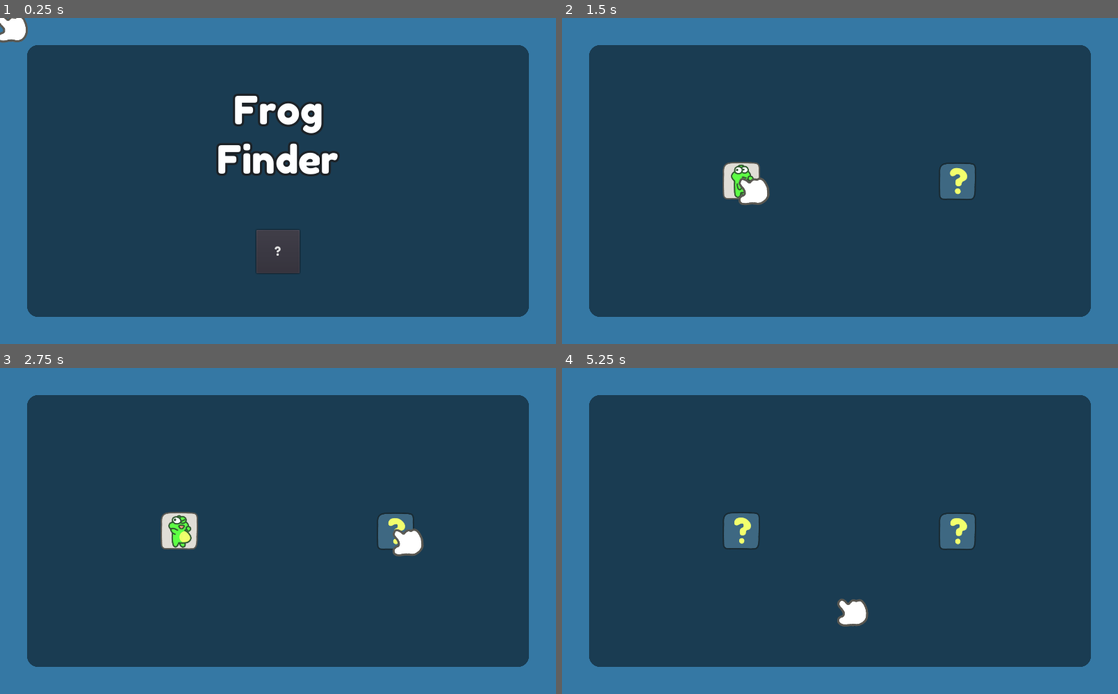
Above: before the commit, frames 1-4 (two rows, left to right).
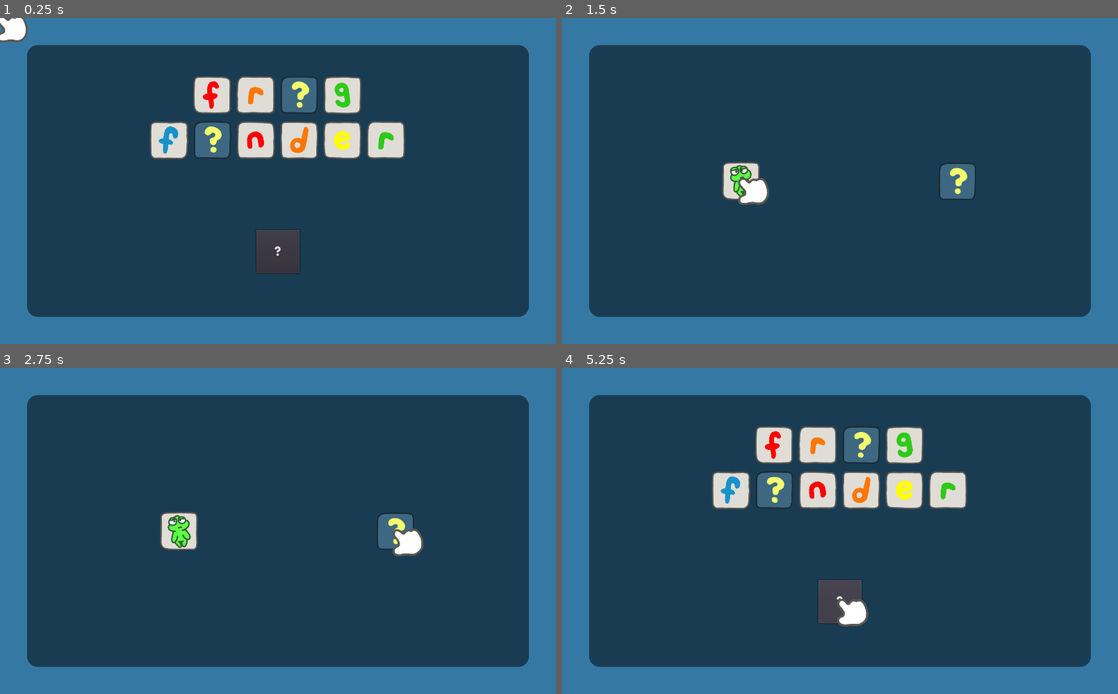
Above: after the commit, the same moments.

Repository: Poobslag/frog-finder
Game: Godot game, scene res://src/main/MainMenu.tscn
Same seed, same stepped clock (60 frames per second), same inputs: the game is played once before the commit and once after it.
Inputs (mouse positions are in pixels of both pictures, inside the frame that each line leads up to):
- Up to frame 1 (0.25 s): no input
- Up to frame 2 (1.5 s): click "?" at 0.5 s; tap Enter at 1.25 s; move the mouse to (739, 181) at 1.27 s; click (739, 181) at 1.42 s
- Up to frame 3 (2.75 s): move the mouse to (394, 531) at 2.02 s; click (394, 531) at 2.17 s
- Up to frame 4 (5.25 s): move the mouse to (895, 459) at 2.77 s; click (895, 459) at 2.92 s; move the mouse to (812, 596) at 3.52 s; click (812, 596) at 3.67 s; move the mouse to (1006, 579) at 4.27 s; click (1006, 579) at 4.42 s; click "?" at 5 s

The runs differ from the first frame. In frame 1, 9.0% of the frame differs, in the area x 27-73%, y 17-49%; in frame 2, 0.2%; in frame 3, 0.3%; in frame 4, 9.7%, in the area x 27-75%, y 17-79%.

Commit message:
Title screen, letter cards. Card timer fix.
Cards were using anonymous local timers to handle dancing/stopping. This
caused problems because these timers were not reset, so when the player
restarted the game very quickly it could cause weird side effects. (Frog
A dances; then the sprites are replaced with Frog B, then Frog A stops
dancing and their sprites revert.)

Diff:
--- /dev/null
+++ b/project/src/main/CardControl.tscn
@@ -0,0 +1,32 @@
+[gd_scene load_steps=3 format=2]
+
+[ext_resource path="res://src/main/CardSprite.tscn" type="PackedScene" id=2]
+[ext_resource path="res://src/main/card-control.gd" type="Script" id=3]
+
+[node name="CardControl1" type="Control"]
+margin_left = 637.797
+margin_top = 210.833
+margin_right = 717.797
+margin_bottom = 290.833
+script = ExtResource( 3 )
+__meta__ = {
+"_edit_use_anchors_": false
+}
+
+[node name="CardBack" parent="." instance=ExtResource( 2 )]
+
+[node name="CardFront" parent="." instance=ExtResource( 2 )]
+visible = false
+
+[node name="StopDanceTimer" type="Timer" parent="."]
+one_shot = true
+
+[node name="SharkFoundTimer" type="Timer" parent="."]
+one_shot = true
+
+[node name="FrogFoundTimer" type="Timer" parent="."]
+one_shot = true
+
+[connection signal="timeout" from="FrogFoundTimer" to="." method="_on_FrogFoundTimer_timeout"]
+[connection signal="timeout" from="SharkFoundTimer" to="." method="_on_SharkFoundTimer_timeout"]
+[connection signal="timeout" from="StopDanceTimer" to="." method="_on_StopDanceTimer_timeout"]
--- a/project/src/main/MainMenu.tscn
+++ b/project/src/main/MainMenu.tscn
@@ -12,15 +12,13 @@
 [ext_resource path="res://assets/main/music/can-you-find-the-frog.ogg" type="AudioStream" id=10]
 [ext_resource path="res://assets/main/music/one-frog-two-frog.ogg" type="AudioStream" id=11]
 [ext_resource path="res://assets/main/music/half-a-frog.ogg" type="AudioStream" id=12]
-[ext_resource path="res://src/main/CardSprite.tscn" type="PackedScene" id=13]
-[ext_resource path="res://assets/main/frog-frame-00-sheet.png" type="Texture" id=14]
-[ext_resource path="res://src/main/card-control.gd" type="Script" id=15]
 [ext_resource path="res://src/main/menu-state.gd" type="Script" id=16]
 [ext_resource path="res://assets/main/hand-sheet.png" type="Texture" id=17]
 [ext_resource path="res://assets/main/finger-sheet.png" type="Texture" id=18]
 [ext_resource path="res://src/main/hand.gd" type="Script" id=19]
 [ext_resource path="res://src/main/hand-sprite.gd" type="Script" id=20]
 [ext_resource path="res://src/main/WiggleTimer.tscn" type="PackedScene" id=21]
+[ext_resource path="res://src/main/CardControl.tscn" type="PackedScene" id=22]
 
 [sub_resource type="StyleBoxFlat" id=1]
 bg_color = Color( 0, 0, 0, 0.501961 )
@@ -70,23 +68,93 @@
 "_edit_use_anchors_": false
 }
 
-[node name="Label" type="Label" parent="Content/MainMenuPanel"]
-anchor_left = 0.5
-anchor_top = 0.25
-anchor_right = 0.5
-anchor_bottom = 0.25
-margin_left = -136.5
-margin_top = -50.0
-margin_right = 136.5
-margin_bottom = 129.0
-theme = ExtResource( 2 )
-custom_fonts/font = ExtResource( 1 )
-text = "Frog
-Finder"
-align = 1
-__meta__ = {
-"_edit_use_anchors_": false
-}
+[node name="Card1F" parent="Content/MainMenuPanel" instance=ExtResource( 22 )]
+margin_left = 300.545
+margin_top = 52.0022
+margin_right = 380.545
+margin_bottom = 132.002
+card_front_type = 4
+card_front_details = "f1"
+practice = true
+
+[node name="Card1R" parent="Content/MainMenuPanel" instance=ExtResource( 22 )]
+margin_left = 380.545
+margin_top = 52.0022
+margin_right = 460.545
+margin_bottom = 132.002
+card_front_type = 4
+card_front_details = "r1"
+practice = true
+
+[node name="Card1O" parent="Content/MainMenuPanel" instance=ExtResource( 22 )]
+margin_left = 460.545
+margin_top = 52.0022
+margin_right = 540.545
+margin_bottom = 132.002
+card_front_type = 1
+practice = true
+
+[node name="Card1G" parent="Content/MainMenuPanel" instance=ExtResource( 22 )]
+margin_left = 540.545
+margin_top = 52.0022
+margin_right = 620.545
+margin_bottom = 132.002
+card_front_type = 4
+card_front_details = "g"
+practice = true
+
+[node name="Card2F" parent="Content/MainMenuPanel" instance=ExtResource( 22 )]
+margin_left = 220.956
+margin_top = 134.523
+margin_right = 300.956
+margin_bottom = 214.523
+card_front_type = 4
+card_front_details = "f2"
+practice = true
+
+[node name="Card2I" parent="Content/MainMenuPanel" instance=ExtResource( 22 )]
+margin_left = 300.956
+margin_top = 134.523
+margin_right = 380.956
+margin_bottom = 214.523
+card_front_type = 1
+practice = true
+
+[node name="Card2N" parent="Content/MainMenuPanel" instance=ExtResource( 22 )]
+margin_left = 380.956
+margin_top = 134.523
+margin_right = 460.956
+margin_bottom = 214.523
+card_front_type = 4
+card_front_details = "n"
+practice = true
+
+[node name="Card2D" parent="Content/MainMenuPanel" instance=ExtResource( 22 )]
+margin_left = 460.956
+margin_top = 134.523
+margin_right = 540.956
+margin_bottom = 214.523
+card_front_type = 4
+card_front_details = "d"
+practice = true
+
+[node name="Card2E" parent="Content/MainMenuPanel" instance=ExtResource( 22 )]
+margin_left = 540.956
+margin_top = 134.523
+margin_right = 620.956
+margin_bottom = 214.523
+card_front_type = 4
+card_front_details = "e"
+practice = true
+
+[node name="Card2R" parent="Content/MainMenuPanel" instance=ExtResource( 22 )]
+margin_left = 620.956
+margin_top = 134.523
+margin_right = 700.956
+margin_bottom = 214.523
+card_front_type = 4
+card_front_details = "r2"
+practice = true
 
 [node name="StartButton" type="Button" parent="Content/MainMenuPanel"]
 anchor_left = 0.5
@@ -104,8 +172,13 @@
 "_edit_use_anchors_": false
 }
 
+[node name="GameState" type="Node" parent="Content/MainMenuPanel"]
+script = ExtResource( 5 )
+
+[node name="FlipTimer" type="Timer" parent="Content/MainMenuPanel/GameState"]
+one_shot = true
+
 [node name="GameplayPanel" type="Panel" parent="Content"]
-visible = false
 anchor_right = 1.0
 anchor_bottom = 1.0
 margin_left = 50.0
@@ -118,41 +191,15 @@
 "_edit_use_anchors_": false
 }
 
-[node name="CardControl0" type="Control" parent="Content/GameplayPanel"]
+[node name="CardControl2" parent="Content/GameplayPanel" instance=ExtResource( 22 )]
 margin_left = 240.498
 margin_top = 209.774
 margin_right = 320.498
 margin_bottom = 289.774
-script = ExtResource( 15 )
-__meta__ = {
-"_edit_use_anchors_": false
-}
-card_back_type = 3
 card_front_type = 1
 
-[node name="CardBack" parent="Content/GameplayPanel/CardControl0" instance=ExtResource( 13 )]
-
-[node name="CardFront" parent="Content/GameplayPanel/CardControl0" instance=ExtResource( 13 )]
-visible = false
-texture = ExtResource( 14 )
-
-[node name="CardControl1" type="Control" parent="Content/GameplayPanel"]
-margin_left = 637.797
-margin_top = 210.833
-margin_right = 717.797
-margin_bottom = 290.833
-script = ExtResource( 15 )
-__meta__ = {
-"_edit_use_anchors_": false
-}
-card_back_type = 3
+[node name="CardControl1" parent="Content/GameplayPanel" instance=ExtResource( 22 )]
 card_front_type = 2
-
-[node name="CardBack" parent="Content/GameplayPanel/CardControl1" instance=ExtResource( 13 )]
-
-[node name="CardFront" parent="Content/GameplayPanel/CardControl1" instance=ExtResource( 13 )]
-visible = false
-texture = ExtResource( 14 )
 
 [node name="GameState" type="Node" parent="Content/GameplayPanel"]
 script = ExtResource( 5 )
@@ -260,9 +307,9 @@
 [connection signal="pressed" from="Content/GameOverPanel/StartButton" to="Content/GameOverPanel" method="_on_StartButton_pressed"]
 [connection signal="player_lost" from="Content/GameplayPanel" to="Content/MenuState" method="_on_GameplayPanel_player_lost"]
 [connection signal="player_won" from="Content/GameplayPanel" to="Content/MenuState" method="_on_GameplayPanel_player_won"]
-[connection signal="frog_found" from="Content/GameplayPanel/CardControl0" to="Content/GameplayPanel" method="_on_CardControl_frog_found"]
-[connection signal="shark_found" from="Content/GameplayPanel/CardControl0" to="Content/GameplayPanel" method="_on_CardControl_shark_found"]
 [connection signal="frog_found" from="Content/GameplayPanel/CardControl1" to="Content/GameplayPanel" method="_on_CardControl_frog_found"]
 [connection signal="shark_found" from="Content/GameplayPanel/CardControl1" to="Content/GameplayPanel" method="_on_CardControl_shark_found"]
+[connection signal="frog_found" from="Content/GameplayPanel/CardControl2" to="Content/GameplayPanel" method="_on_CardControl_frog_found"]
+[connection signal="shark_found" from="Content/GameplayPanel/CardControl2" to="Content/GameplayPanel" method="_on_CardControl_shark_found"]
 [connection signal="start_button_pressed" from="Content/MainMenuPanel" to="Content/MenuState" method="_on_MainMenuPanel_start_button_pressed"]
 [connection signal="pressed" from="Content/MainMenuPanel/StartButton" to="Content/MainMenuPanel" method="_on_StartButton_pressed"]
--- a/project/src/main/card-control.gd
+++ b/project/src/main/card-control.gd
@@ -1,3 +1,4 @@
+class_name CardControl
 extends Control
 
 enum CardFace {
@@ -5,23 +6,49 @@
 	FROG,
 	SHARK,
 	MYSTERY,
+	LETTER,
 }
 
 const FROG_COUNT := 2
 const SHARK_COUNT := 4
 const MYSTERY_COUNT := 4
+const LETTER_COUNT := 14
 
 signal frog_found
 signal shark_found
 
-export (CardFace) var card_back_type: int = CardFace.NONE setget set_card_back_type
-export (CardFace) var card_front_type: int = CardFace.NONE setget set_card_front_type
+export (CardFace) var card_back_type: int = CardFace.MYSTERY setget set_card_back_type
+export (String) var card_back_details: String
+export (CardFace) var card_front_type: int = CardFace.MYSTERY setget set_card_front_type
+export (String) var card_front_details: String
+
 export (NodePath) var game_state_path := NodePath("../GameState")
+export (bool) var practice := false
+
+const LETTER_INDEXES_BY_DETAILS := {
+	"a": [0],
+	"d": [1],
+	"e": [2],
+	"f": [3, 4],
+	"f1": [3],
+	"f2": [4],
+	"g": [5],
+	"h": [6],
+	"i": [7],
+	"k": [8],
+	"n": [9],
+	"o": [10],
+	"r": [11, 12],
+	"r1": [11],
+	"r2": [12],
+	"s": [13],
+}
 
 onready var _card_back_sprite := $CardBack
 onready var _card_front_sprite := $CardFront
 
 onready var _frog_sheet := load("res://assets/main/frog-frame-00-sheet.png")
+onready var _letter_sheet := load("res://assets/main/letter-sheet.png")
 onready var _shark_sheet := load("res://assets/main/shark-frame-00-sheet.png")
 onready var _mystery_sheet := load("res://assets/main/mystery-sheet.png")
 onready var _game_state := get_node(game_state_path)
@@ -34,24 +61,40 @@
 	if not is_inside_tree():
 		return
 
-	_refresh_card_face(card_back_type, _card_back_sprite)
-	_refresh_card_face(card_front_type, _card_front_sprite)
+	_refresh_card_face(_card_back_sprite, card_back_type, card_back_details)
+	_refresh_card_face(_card_front_sprite, card_front_type, card_front_details)
 
 
-func _refresh_card_face(card_type: int, card_sprite: Sprite) -> void:
+func _refresh_card_face(card_sprite: Sprite, card_type: int, card_details: String) -> void:
 	match card_type:
 		CardFace.FROG:
 			card_sprite.texture = _frog_sheet
+			card_sprite.vframes = 1
 			var frog_index := randi() % FROG_COUNT
 			card_sprite.wiggle_frames = [4 * frog_index + 0, 4 * frog_index + 1]
 		CardFace.SHARK:
 			card_sprite.texture = _shark_sheet
+			card_sprite.vframes = 1
 			var shark_index := randi() % SHARK_COUNT
 			card_sprite.wiggle_frames = [2 * shark_index + 0, 2 * shark_index + 1]
 		CardFace.MYSTERY:
 			card_sprite.texture = _mystery_sheet
+			card_sprite.vframes = 1
 			var mystery_index := randi() % MYSTERY_COUNT
 			card_sprite.wiggle_frames = [2 * mystery_index + 0, 2 * mystery_index + 1]
+		CardFace.LETTER:
+			card_sprite.texture = _letter_sheet
+			card_sprite.vframes = 4
+			var letter_index: int
+			if LETTER_INDEXES_BY_DETAILS.has(card_details):
+				var letter_indexes: Array = LETTER_INDEXES_BY_DETAILS[card_details]
+				letter_index = letter_indexes[randi() % letter_indexes.size()]
+			else:
+				letter_index = randi() % LETTER_COUNT
+			card_sprite.wiggle_frames = [2 * letter_index + 0, 2 * letter_index + 1]
+
+	if card_sprite.wiggle_frames:
+		card_sprite.frame = card_sprite.wiggle_frames[0]
 
 
 func _gui_input(event: InputEvent) -> void:
@@ -72,7 +115,15 @@
 func reset() -> void:
 	_card_back_sprite.visible = true
 	_card_front_sprite.visible = false
+	$StopDanceTimer.stop()
+	$FrogFoundTimer.stop()
+	$SharkFoundTimer.stop()
 	_refresh_card_textures()
+
+
+func show_front() -> void:
+	_card_back_sprite.visible = false
+	_card_front_sprite.visible = true
 
 
 func _flip_card() -> void:
@@ -88,8 +139,7 @@
 		# the level hasn't started, or the level has ended
 		return
 
-	_card_back_sprite.visible = false
-	_card_front_sprite.visible = true
+	show_front()
 
 	_game_state.flip_timer.start()
 	_game_state.flip_timer.connect("timeout", self, "_on_FlipTimer_timeout")
@@ -99,14 +149,37 @@
 	_game_state.flip_timer.disconnect("timeout", self, "_on_FlipTimer_timeout")
 	match card_front_type:
 		CardFace.FROG:
-			var new_wiggle_frames := []
-			for frame_index in range(_card_front_sprite.wiggle_frames.size()):
-				new_wiggle_frames.append(_card_front_sprite.wiggle_frames[frame_index] + 2)
-			_card_front_sprite.wiggle_frames = new_wiggle_frames
-			_game_state.can_interact = false
-			yield(get_tree().create_timer(2.0), "timeout")
-			emit_signal("frog_found")
+			var frog_index := int(_card_front_sprite.wiggle_frames[0] / 4)
+			_card_front_sprite.wiggle_frames = [frog_index * 4 + 2, frog_index * 4 + 3]
+			if practice:
+				# this frog doesn't count; maybe it was on the main menu
+				pass
+			else:
+				_game_state.can_interact = false
+
+			$FrogFoundTimer.start(2.0)
+			$StopDanceTimer.start(4.0)
 		CardFace.SHARK:
-			_game_state.can_interact = false
-			yield(get_tree().create_timer(2.0), "timeout")
-			emit_signal("shark_found")
+			if practice:
+				# this shark doesn't count; maybe it was on the main menu
+				pass
+			else:
+				_game_state.can_interact = false
+			$SharkFoundTimer.start(2.0)
+
+
+
+func _on_StopDanceTimer_timeout() -> void:
+	if card_front_type != CardFace.FROG:
+		return
+
+	var frog_index := int(_card_front_sprite.wiggle_frames[0] / 4)
+	_card_front_sprite.wiggle_frames = [frog_index * 4 + 0, frog_index * 4 + 1]
+
+
+func _on_FrogFoundTimer_timeout() -> void:
+	emit_signal("frog_found")
+
+
+func _on_SharkFoundTimer_timeout() -> void:
+	emit_signal("shark_found")
--- a/project/src/main/card-sprite.gd
+++ b/project/src/main/card-sprite.gd
@@ -1,3 +1,6 @@
 extends Sprite
 
-export (Array, int) var wiggle_frames := []
+export (Array, int) var wiggle_frames := [] setget set_wiggle_frames
+
+func set_wiggle_frames(new_wiggle_frames: Array) -> void:
+	wiggle_frames = new_wiggle_frames
--- a/project/src/main/gameplay-panel.gd
+++ b/project/src/main/gameplay-panel.gd
@@ -8,8 +8,8 @@
 func show_puzzle() -> void:
 	visible = true
 	_game_state.reset()
-	$CardControl0.reset()
 	$CardControl1.reset()
+	$CardControl2.reset()
 
 
 func _on_FrogButton_pressed() -> void:
--- a/project/src/main/main-menu-panel.gd
+++ b/project/src/main/main-menu-panel.gd
@@ -2,5 +2,28 @@
 
 signal start_button_pressed
 
+onready var _game_state := $GameState
+
 func _on_StartButton_pressed() -> void:
 	emit_signal("start_button_pressed")
+
+
+func _ready() -> void:
+	$Card1F.show_front()
+	$Card1R.show_front()
+	$Card1G.show_front()
+	$Card2F.show_front()
+	$Card2N.show_front()
+	$Card2D.show_front()
+	$Card2E.show_front()
+	$Card2R.show_front()
+
+
+func show_menu() -> void:
+	visible = true
+	_game_state.reset()
+	$Card1O.reset()
+	$Card2I.reset()
+
+	$Card1O.card_front_type = CardControl.CardFace.SHARK if randf() < 0.15 else CardControl.CardFace.FROG
+	$Card2I.card_front_type = CardControl.CardFace.SHARK if randf() < 0.15 else CardControl.CardFace.FROG
--- a/project/src/main/menu-state.gd
+++ b/project/src/main/menu-state.gd
@@ -9,9 +9,12 @@
 onready var _game_over_panel: Panel = get_node(_game_over_panel_path)
 
 func _ready() -> void:
+	randomize()
+	Input.set_mouse_mode(Input.MOUSE_MODE_HIDDEN)
 	_hide_panels()
-	_main_menu_panel.visible = true
-	Input.set_mouse_mode(Input.MOUSE_MODE_HIDDEN)
+
+	yield(get_tree(), "idle_frame")
+	_main_menu_panel.show_menu()
 
 
 func _hide_panels() -> void:
@@ -37,4 +40,4 @@
 
 func _on_GameOverPanel_start_button_pressed() -> void:
 	_hide_panels()
-	_gameplay_panel.show_puzzle()
+	_main_menu_panel.show_menu()
--- a/project/src/main/music-player.gd
+++ b/project/src/main/music-player.gd
@@ -9,7 +9,6 @@
 
 
 func _ready() -> void:
-	randomize()
 	songs.shuffle()
 
 	var song: AudioStreamPlayer = songs.pop_front()
Binary file added: project/assets/main/letter-sheet.png
Not shown, added: project/assets/main/letter-sheet.png.import
Not shown: 1 places in project/src/main/MainMenu.tscn that only renumber resources
